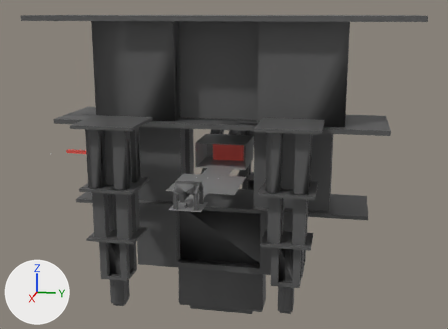
Before and after pictures for a commit that changed the Blender file Resources/levels/editor2.blend.
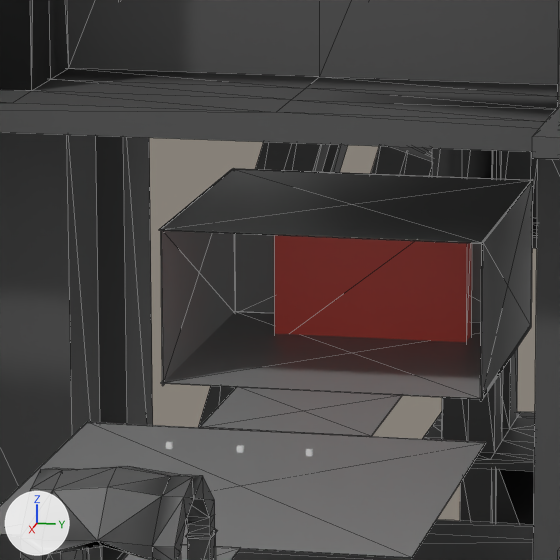
Each version appears first whole from a camera (50 mm lens) standing at (1429.0, 282.0, 351.0) and looking at (-13.0, -7.0, -10.0), and next in a close-up on the part from 38% to 58% of the width and 33% to 59% of the height. The lights are fixed; the arrows at lower left show +X, +Y and +Z. The close-ups show mesh edges as thin lines.

The scene before the commit, as lines of its bpy script (objects in view):
```python
me_cube_001 = bpy.data.meshes.new('Cube.001')
me_cube_001.from_pydata(...)  # a box spanning x -10.1..10.1, y -10.1..10.1, z -0.2..0.2
me_cube_001.materials.append(mat_material_005)  # picture img_tex_png_001
me_cube_008 = bpy.data.meshes.new('Cube.008')
me_cube_008.from_pydata(...)  # a box spanning x -1.0..1.0, y -1.0..1.0, z -1.0..1.0
me_cube_008.materials.append(mat_material_004)  # picture img_tex_png_002
me_立方体_005 = bpy.data.meshes.new('立方体.005')
me_立方体_005.from_pydata(...)  # 269 vertices, 544 faces; spans x -5.9..5.9, y -5.9..5.9, z -0.7..36.6
me_立方体_005.materials.append(mat_マテリアル_005)  # picture img_tex_png_021
ob_cube = bpy.data.objects.new('Cube', me_cube_008)
ob_cube.location = (-23.6, 2.2, 24.9)
ob_cube.scale = (5.81, 37.4, 29.4)
ob_cube_002 = bpy.data.objects.new('Cube.002', me_cube_001)
ob_cube_002.location = (96.4, 0.0, 0.0)
ob_cube_002.scale = (2.96, 3.03, -0.805)
ob_立方体_005 = bpy.data.objects.new('立方体.005', me_立方体_005)
ob_立方体_005.location = (156.9, 167.4, -287.8)
ob_立方体_005.scale = (11.3, 11.3, 11.3)
# also in view: 'Cube.004' at (7.0, 0.0, 0.0); '立方体.002' at (-194.0, 39.0, -48.0); '立方体.004' at (-383.0, -60.0, -35.0); 'Cube.006' at (198.0, 0.0, 0.0); 'Cube.001' at (-52.0, 0.0, 28.0)
```
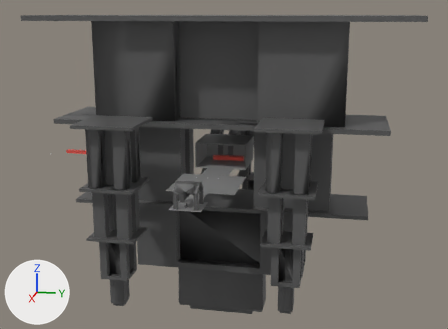
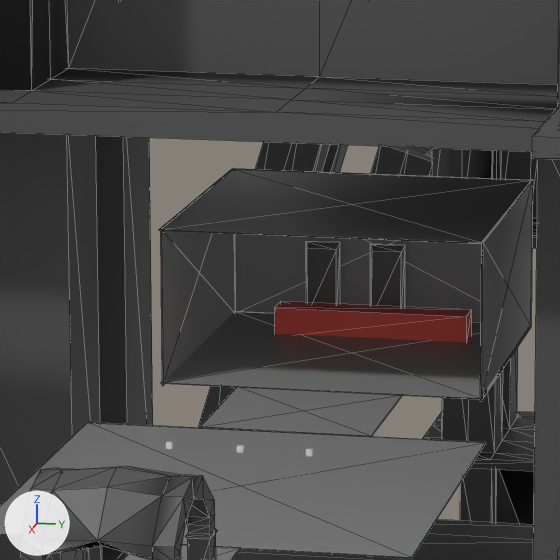
Location of each change, (x1, y1, x2, y2) in pixels of the close-ups (560 x 560 px):
'Cube', moved, rescaled
    before: (274, 235, 472, 342)
    after: (274, 301, 471, 342)
'Cube.001', unchanged, uncovered by the edit
    both: (235, 233, 482, 322)
'Cube.015', unchanged, uncovered by the edit
    after: (370, 244, 405, 307)
'Cube.014', unchanged, uncovered by the edit
    after: (306, 241, 340, 304)

What changed in the scene script:
```text
Change ob_cube:
    ob_cube.location: (-23.6, 2.2, 24.9) -> (-23.6, 2.2, 4.3)
    ob_cube.scale: (5.81, 37.4, 29.4) -> (5.81, 37.4, 5.93)
```
